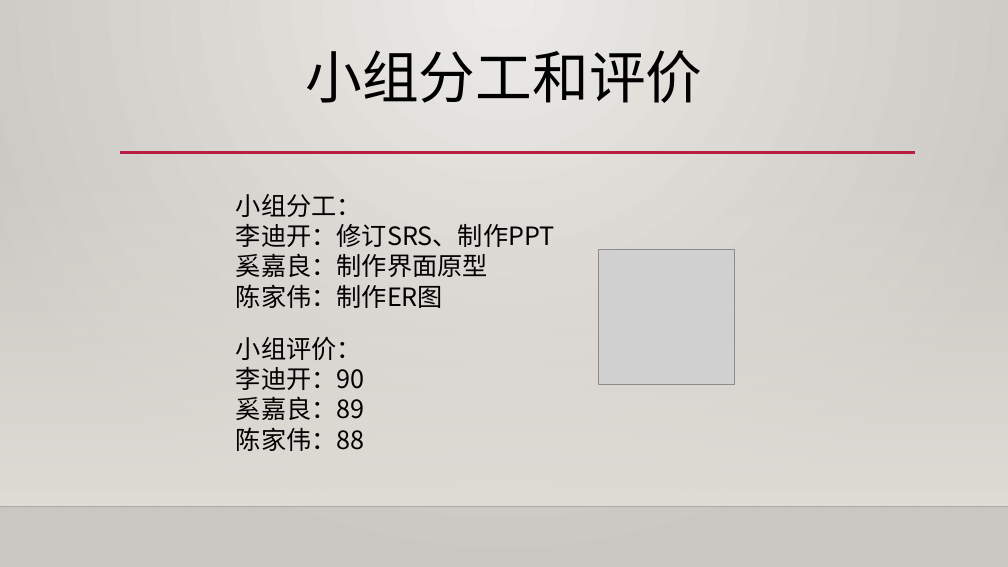
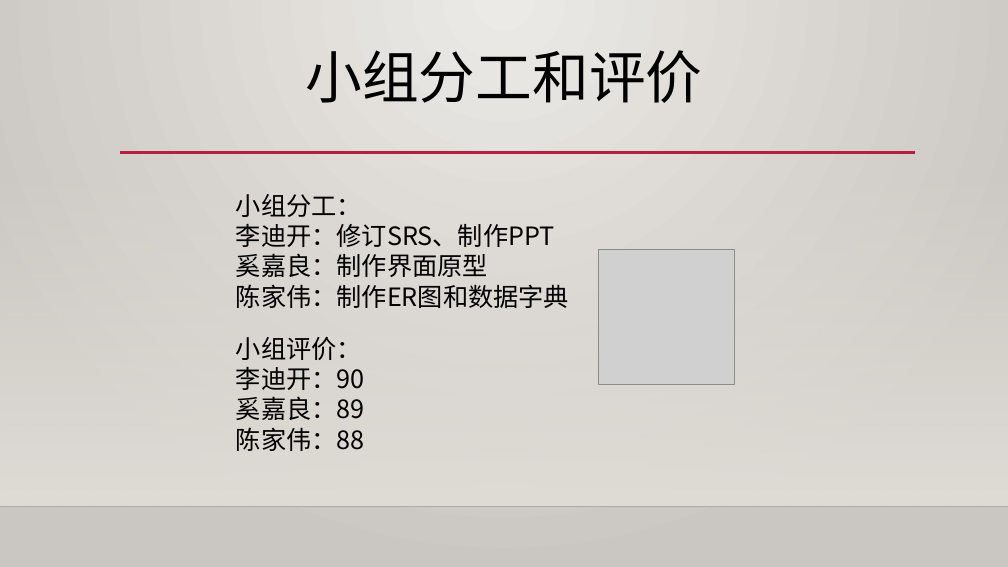
Before and after one commit to ASTK007/Dormitory-Idle-Resource-Management-System, a slide deck: slide 4 of 需求分析PPT.pptx. Drawn at 1008x567 pixels with LibreOffice and Linux fonts; fonts in the diff are those of the drawing; grey boxes stand for pictures; background and template pictures are left out. Boxes give left, top, right and bottom in pixels: in the first picture for what was removed or moved away, otherwise in the second. Text is boxed around its words. In the diff, an @@ line names an element or a change of style, - is before the commit and + after.

```diff
--- a/需求分析PPT.pptx
+++ b/需求分析PPT.pptx
@@ text at (236, 284, 569, 308): text changed @@
-陈家伟：制作ER图
+陈家伟：制作ER图和数据字典
```
Also in this commit, not shown: 1 other slide changed, 1 other file.
